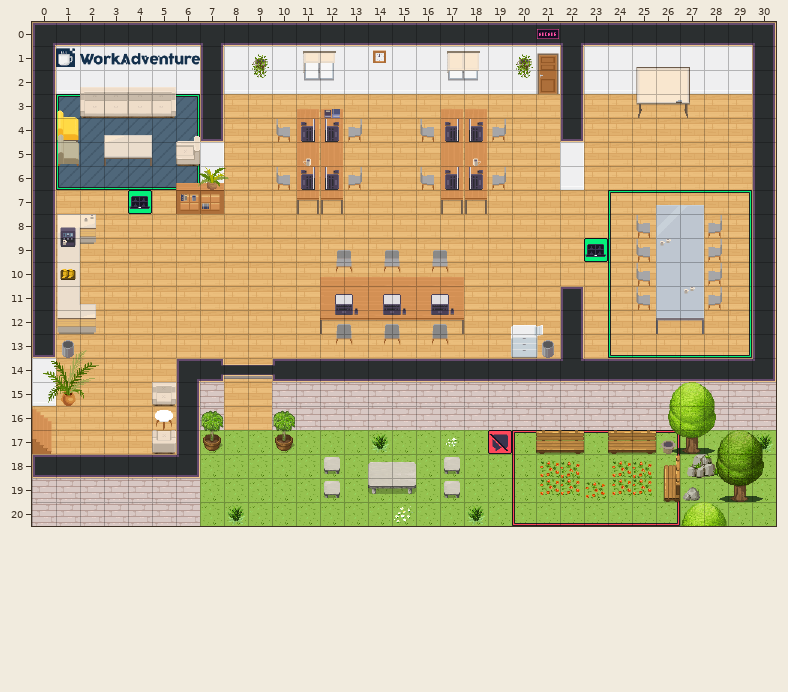
Two versions of a level (Tiled map (JSON), office.tmj). Above, as it was before the edit.
Cells are 32x32 px. Shown: x 0..30, y 0..20.
Now the later version:
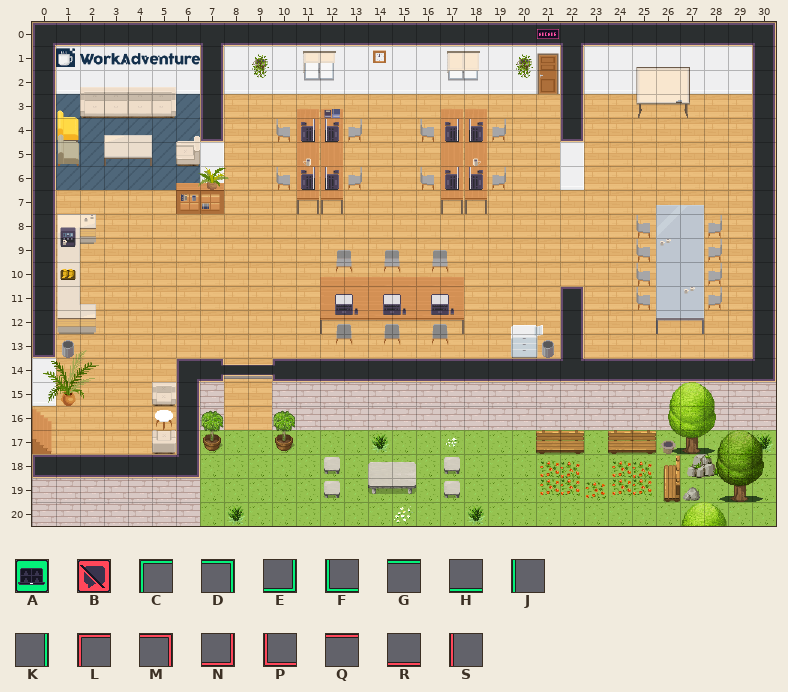
Key: from "WA_User_Interface": A 21, B 60, C 161, D 162, E 163, F 164, G 165, H 166, J 167, K 168, L 239, M 240, N 241, P 242, Q 243, R 244, S 245.
_ is an empty cell.
Commit: Remove zone markers from office
Difference:
{"where": "layer \"floor/floor2\""}
{"y":3,"x":1,"old":"C","new":"_"}
{"y":3,"x":6,"old":"D","new":"_"}
{"y":4,"x":1,"old":"J","new":"_"}
{"y":4,"x":6,"old":"K","new":"_"}
{"y":5,"x":1,"old":"J","new":"_"}
{"y":6,"x":1,"old":"FHHHHE","new":"______"}
{"y":7,"x":4,"old":"A","new":"_"}
{"y":7,"x":24,"old":"CGGGGD","new":"______"}
{"y":8,"x":24,"old":"J","new":"_"}
{"y":8,"x":29,"old":"K","new":"_"}
{"y":9,"x":23,"old":"AJ","new":"__"}
{"y":9,"x":29,"old":"K","new":"_"}
{"y":10,"x":24,"old":"J","new":"_"}
{"y":10,"x":29,"old":"K","new":"_"}
{"y":11,"x":24,"old":"J","new":"_"}
{"y":11,"x":29,"old":"K","new":"_"}
{"y":12,"x":24,"old":"J","new":"_"}
{"y":12,"x":29,"old":"K","new":"_"}
{"y":13,"x":24,"old":"FHHHHE","new":"______"}
{"y":17,"x":19,"old":"BLQQQQQM","new":"________"}
{"y":18,"x":20,"old":"S","new":"_"}
{"y":19,"x":20,"old":"S","new":"_"}
{"y":20,"x":20,"old":"PRRRRRN","new":"_______"}
{"label":"removed","picture_box":[56,94,200,214]}
{"label":"removed","picture_box":[584,190,752,358]}
{"label":"removed","picture_box":[488,430,680,526]}
